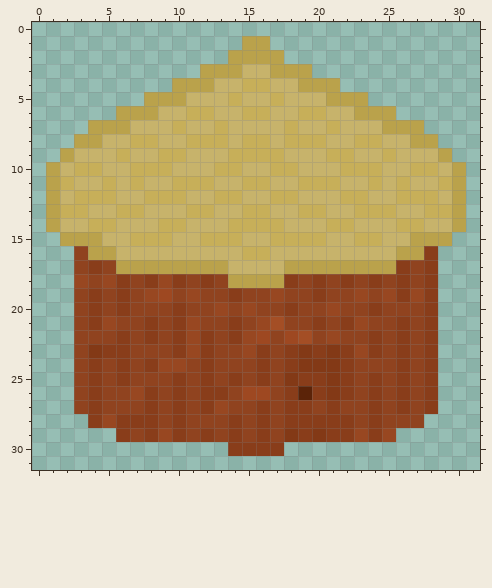
A pixel-art sprite gets an edit: Assets/Graphics/Sprites/NewStyle/House_tier_2.png. The first picture shows the starting point.
The file is 32x32 pixels. Colours within 5 levels of each other are drawn and written as one.
Now the later version:
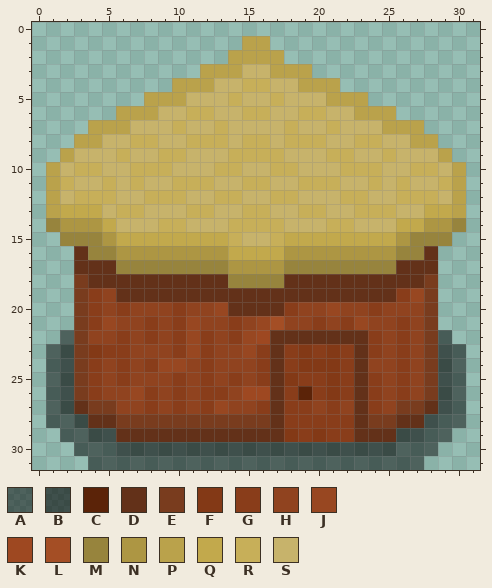
Palette (. is transparent): A #0000007b  B #00000094  C #5b2308  D #633119  E #793c1e  F #833916  G #893d1a  H #90431f  J #984721  K #9e4821  L #a44e25  M #97843d  N #ad9643  P #baa24b  Q #c2a94c  R #c7af59  S #c7b36b
Difference:
Changed rows in their new state; - is an unchanged pixel.
first column x 1:
13 -QQQ-----------------------QQ-
14 MNNNQ--------------------QQNNM
15 -MMMNQQQQQQQQ----QQQQQQQQNMMM-
16 --DMMNNNNNNNNQQQQNNNNNNNNMMD--
17 --DDDMMMMMMMMNNNNMMMMMMMMDDD--
18 --EDDDDDDDDDDMMMMDDDDDDDDDDE--
19 --E--DDDDDDDDDDDDDDDDDDDD--E--
20 --E----------DDDD----------E--
21 --E------------------------E--
22 -AE-------------DDDDDDD----EA-
23 ABE-------------D-----D----EBA
24 ABE-------------D-----D----EBA
25 ABE-------------D-----D----EBA
26 ABE-------------D-----D----EBA
27 ABDEE-----------D-----D--EEDBA
28 AABDDEEEEEEEEEEED-----DEEDDBAA
29 -AABBDDDDDDDDDDDD-----DDDBBAA-
30 --AAABBBBBBBBBBBBBBBBBBBBAAA--
31 ---AAAAAAAAAAAAAAAAAAAAAAAA---
